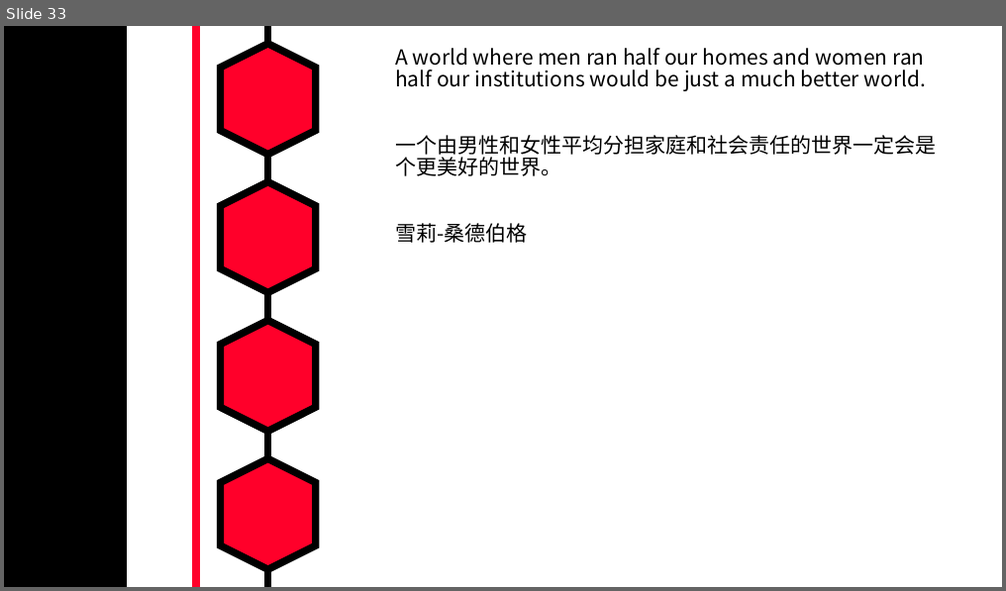
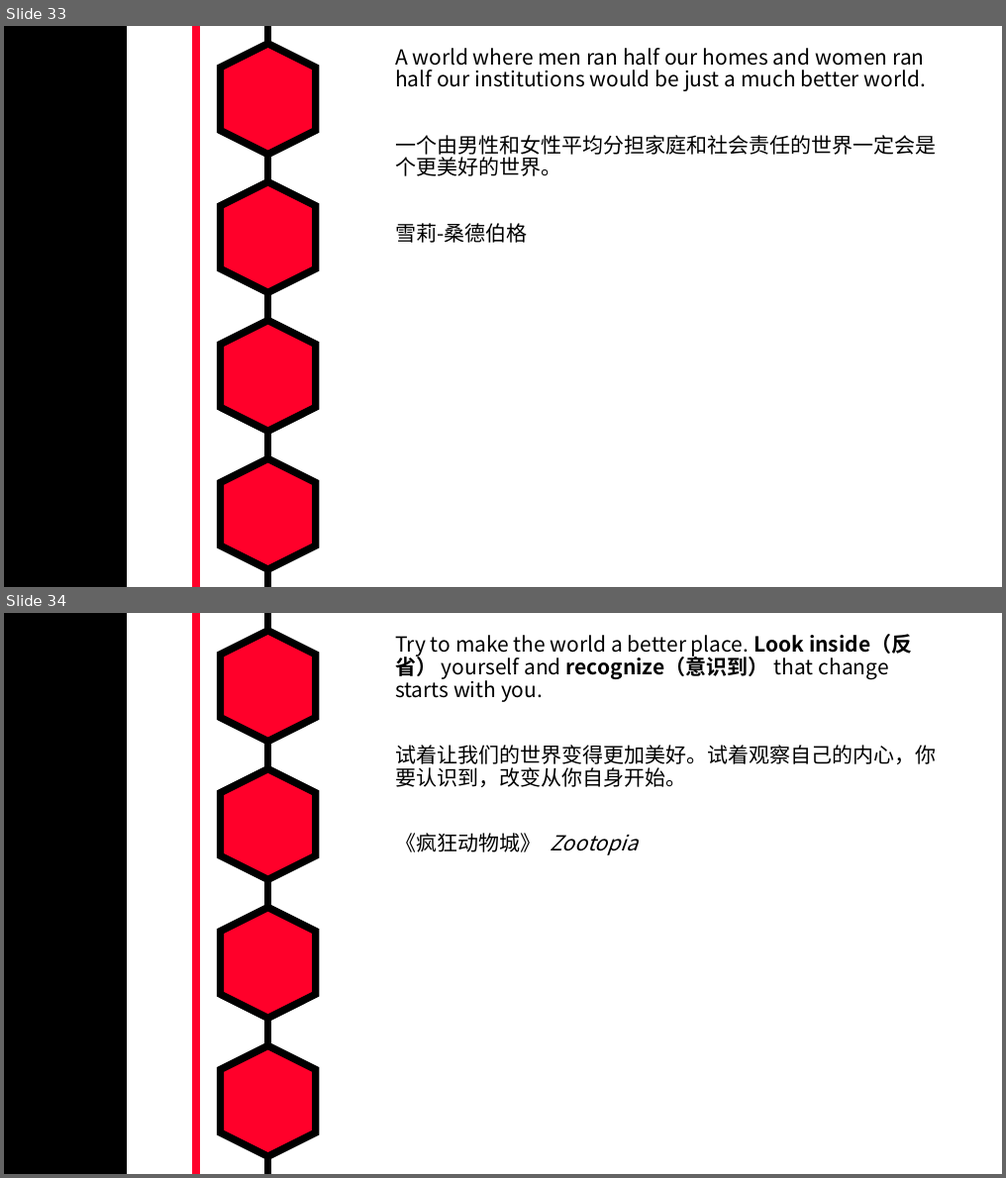
Before and after one commit to MarkShen1992/PPT-template, a slide deck: morning reading/iridescent english sentenses.pptx. Shown one above the other, each under a label of ours: slide 33 before the commit, slides 33 and 34 after it. The pictures are 1006x591 and 1006x1178 pixels, drawn with LibreOffice and Linux fonts; fonts in the diff are those of the drawing. Boxes give left, top, right and bottom in pixels: in the first picture for what was removed or moved away, otherwise in the second. Text is boxed around its words. In the diff, an @@ line names an element or a change of style, - is before the commit and + after.

```diff
--- a/morning reading/iridescent english sentenses.pptx
+++ b/morning reading/iridescent english sentenses.pptx
@@ slide 34 added at <box>4,613,1002,1174</box>, background #FFFFFF; not listed: 7 template elements that a slide beside it also shows @@
@@ text added at <box>395,634,937,856</box>, 20 pt, text #000000 @@
+Try to make the world a better place. Look inside（反省） yourself and recognize（意识到） that change starts with you.
+试着让我们的世界变得更加美好。试着观察自己的内心，你要认识到，改变从你自身开始。
+《疯狂动物城》 Zootopia
```
Also in this commit, not shown: 1 slide removed.
